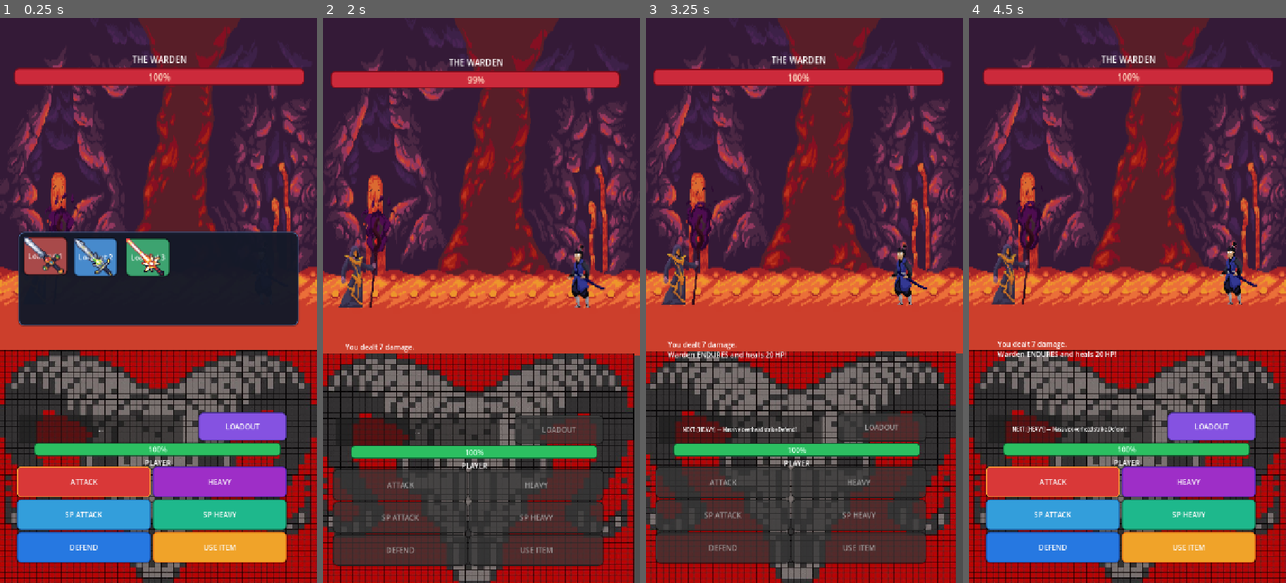
Above: before the commit, frames 1-4 (left to right).
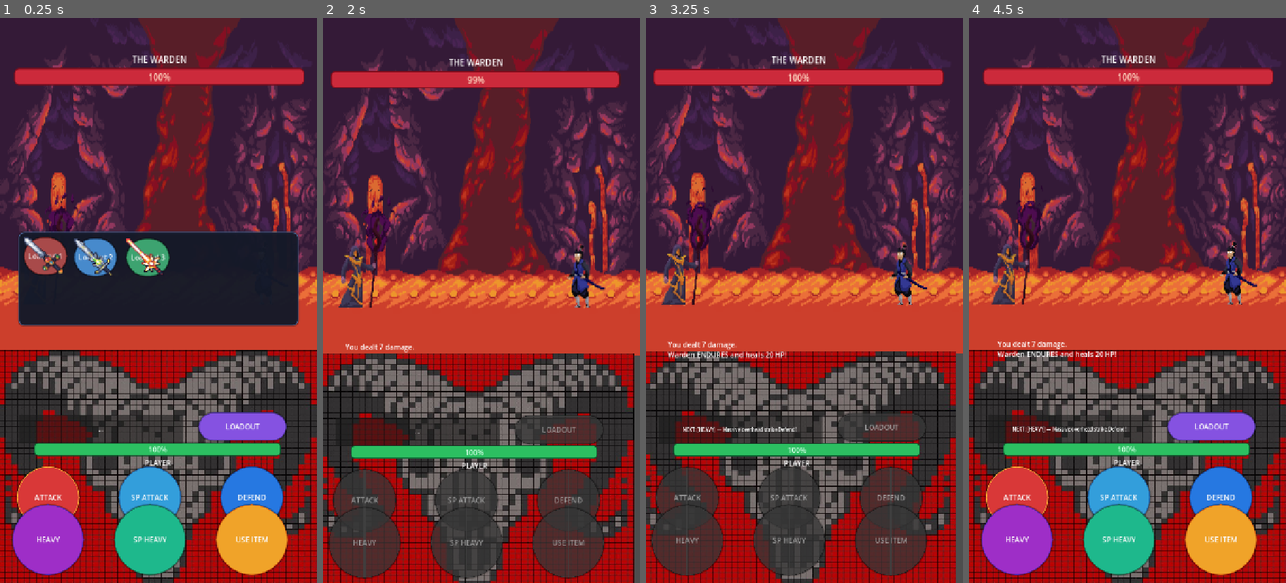
Above: after the commit, the same moments.

Repository: ayanm9681/AshenSpire
Game: Godot game, scene res://scenes/combat/BossArena.tscn
The game is run twice, just before and just after one commit, with the same random seed, the same clock (stepped at 60 frames per second) and the same inputs.
Inputs:
- Up to frame 1 (0.25 s): no input
- Up to frame 2 (2 s): click "ATTACK" at 0.5 s; click "Loadout 1" at 1.25 s
- Up to frame 3 (3.25 s): no input
- Up to frame 4 (4.5 s): no input

The runs differ from the first frame. In frame 1, 14% of the frame differs, in the area x 3-92%, y 38-99%; in frame 2, 5.9%; in frame 3, 5.9%; in frame 4, 14%.

Commit message:
Update action menu to circular layout and bind death animations

Diff:
--- a/scenes/combat/BossArena.tscn
+++ b/scenes/combat/BossArena.tscn
@@ -1278,42 +1278,61 @@
 horizontal_alignment = 1
 vertical_alignment = 1
 
-[node name="ActionMenu" type="GridContainer" parent="." unique_id=1440649870]
+[node name="ActionMenu" type="Control" parent="." unique_id=1440649870]
 offset_left = 38.0
 offset_top = 1016.0
 offset_right = 678.0
 offset_bottom = 1246.0
 scale = Vector2(1.0153196, 1)
-columns = 2
 
 [node name="AttackButton" type="Button" parent="ActionMenu" unique_id=334043537]
-custom_minimum_size = Vector2(300, 70)
-layout_mode = 2
+custom_minimum_size = Vector2(140, 140)
+layout_mode = 0
+offset_right = 140.0
+offset_bottom = 140.0
 text = "ATTACK"
 
 [node name="HeavyAttackButton" type="Button" parent="ActionMenu" unique_id=1782702121]
-custom_minimum_size = Vector2(300, 70)
-layout_mode = 2
+custom_minimum_size = Vector2(160, 160)
+layout_mode = 0
+offset_left = -10.0
+offset_top = 86.0
+offset_right = 150.0
+offset_bottom = 246.0
 text = "HEAVY"
 
 [node name="SwordAttackButton" type="Button" parent="ActionMenu" unique_id=227692099]
-custom_minimum_size = Vector2(300, 70)
-layout_mode = 2
+custom_minimum_size = Vector2(140, 140)
+layout_mode = 0
+offset_left = 228.0
+offset_right = 368.0
+offset_bottom = 140.0
 text = "SP ATTACK"
 
 [node name="SwordHeavyButton" type="Button" parent="ActionMenu" unique_id=1200524722]
-custom_minimum_size = Vector2(300, 70)
-layout_mode = 2
+custom_minimum_size = Vector2(160, 160)
+layout_mode = 0
+offset_left = 218.0
+offset_top = 86.0
+offset_right = 378.0
+offset_bottom = 246.0
 text = "SP HEAVY"
 
 [node name="DefendButton" type="Button" parent="ActionMenu" unique_id=386664342]
-custom_minimum_size = Vector2(300, 70)
-layout_mode = 2
+custom_minimum_size = Vector2(140, 140)
+layout_mode = 0
+offset_left = 456.0
+offset_right = 596.0
+offset_bottom = 140.0
 text = "DEFEND"
 
 [node name="ItemButton" type="Button" parent="ActionMenu" unique_id=500231851]
-custom_minimum_size = Vector2(300, 70)
-layout_mode = 2
+custom_minimum_size = Vector2(160, 160)
+layout_mode = 0
+offset_left = 446.0
+offset_top = 86.0
+offset_right = 606.0
+offset_bottom = 246.0
 text = "USE ITEM"
 
 [node name="TurnManager" type="Node" parent="." unique_id=141466349]
--- a/scripts/combat/BossArena.gd
+++ b/scripts/combat/BossArena.gd
@@ -95,6 +95,8 @@
 
 # ─── SIGNAL HANDLERS ──────────────────────────────────────
 var _boss_animating: bool = false
+var _boss_dead_anim_played: bool = false
+var _hero_dead_anim_played: bool = false
 
 func _on_boss_attack_started():
 	_boss_animating= true
@@ -107,13 +109,19 @@
 		await _screen_shake(18.0, 0.2)
 		await hit_pause(0.07)
 		await flash_sprite(boss_sprite)
-		await play_boss_hurt()     # ← await it
+		if new_hp <= 0:
+			await _play_death_animation(boss_sprite, true)
+		else:
+			await play_boss_hurt()
 	elif entity == "player":
 		player_hp_bar.value = new_hp
 		await _screen_shake(14.0, 0.18)
 		await hit_pause(0.05)
 		await flash_sprite(active_hero)
-		await play_hero_hurt()     # ← await it
+		if new_hp <= 0:
+			await _play_death_animation(active_hero, false)
+		else:
+			await play_hero_hurt()
 
 func _on_log_updated(message):
 	combat_log.append_text("\n" + message)
@@ -133,9 +141,11 @@
 	if player_won:
 		telegraph_label.text = "Victory. The Warden falls."
 		combat_log.append_text("\n\n— YOUR RUN CONTINUES —")
+		await _play_death_animation(boss_sprite, true)
 	else:
 		telegraph_label.text = "Your run ends here."
 		combat_log.append_text("\n\n— THE SPIRE CLAIMS YOU —")
+		await _play_death_animation(active_hero, false)
 
 func _on_charges_updated(charges: int, _max_charges: int):
 	sword_attack_btn.text = "SWORD ATK [%d]" % charges
@@ -302,10 +312,10 @@
 	button.add_theme_color_override("font_pressed_color", Color(1.0, 1.0, 1.0))
 	button.add_theme_color_override("font_disabled_color", Color(0.7, 0.7, 0.7, 0.8))
 
-	button.add_theme_stylebox_override("normal", _make_button_style(primary, accent, 10, 2))
-	button.add_theme_stylebox_override("hover", _make_button_style(primary.lightened(0.2), accent.lightened(0.15), 10, 2))
-	button.add_theme_stylebox_override("pressed", _make_button_style(primary.darkened(0.18), accent.darkened(0.2), 10, 2))
-	button.add_theme_stylebox_override("disabled", _make_button_style(Color(0.25, 0.25, 0.25, 0.65), Color(0.12, 0.12, 0.12, 0.8), 10, 1))
+	button.add_theme_stylebox_override("normal", _make_button_style(primary, accent, 999, 2))
+	button.add_theme_stylebox_override("hover", _make_button_style(primary.lightened(0.2), accent.lightened(0.15), 999, 2))
+	button.add_theme_stylebox_override("pressed", _make_button_style(primary.darkened(0.18), accent.darkened(0.2), 999, 2))
+	button.add_theme_stylebox_override("disabled", _make_button_style(Color(0.25, 0.25, 0.25, 0.65), Color(0.12, 0.12, 0.12, 0.8), 999, 1))
 
 func _make_button_style(fill_color: Color, border_color: Color, corner_radius: int, border_size: int) -> StyleBoxFlat:
 	var style = StyleBoxFlat.new()
@@ -408,6 +418,19 @@
 	await get_tree().create_timer(0.3).timeout
 	active_hero.play("idle")
 
+func _play_death_animation(sprite: AnimatedSprite2D, is_boss: bool):
+	if is_boss and _boss_dead_anim_played:
+		return
+	if not is_boss and _hero_dead_anim_played:
+		return
+	if is_boss:
+		_boss_dead_anim_played = true
+	else:
+		_hero_dead_anim_played = true
+	if sprite.sprite_frames and sprite.sprite_frames.has_animation("death"):
+		sprite.play("death")
+		await sprite.animation_finished
+
 func _execute_run_attack(attacker: AnimatedSprite2D, target: AnimatedSprite2D, start_position: Vector2, attack_animation: String):
 	var target_position = _combat_target_position(attacker, target)
 	await _run_to_position(attacker, target_position)
